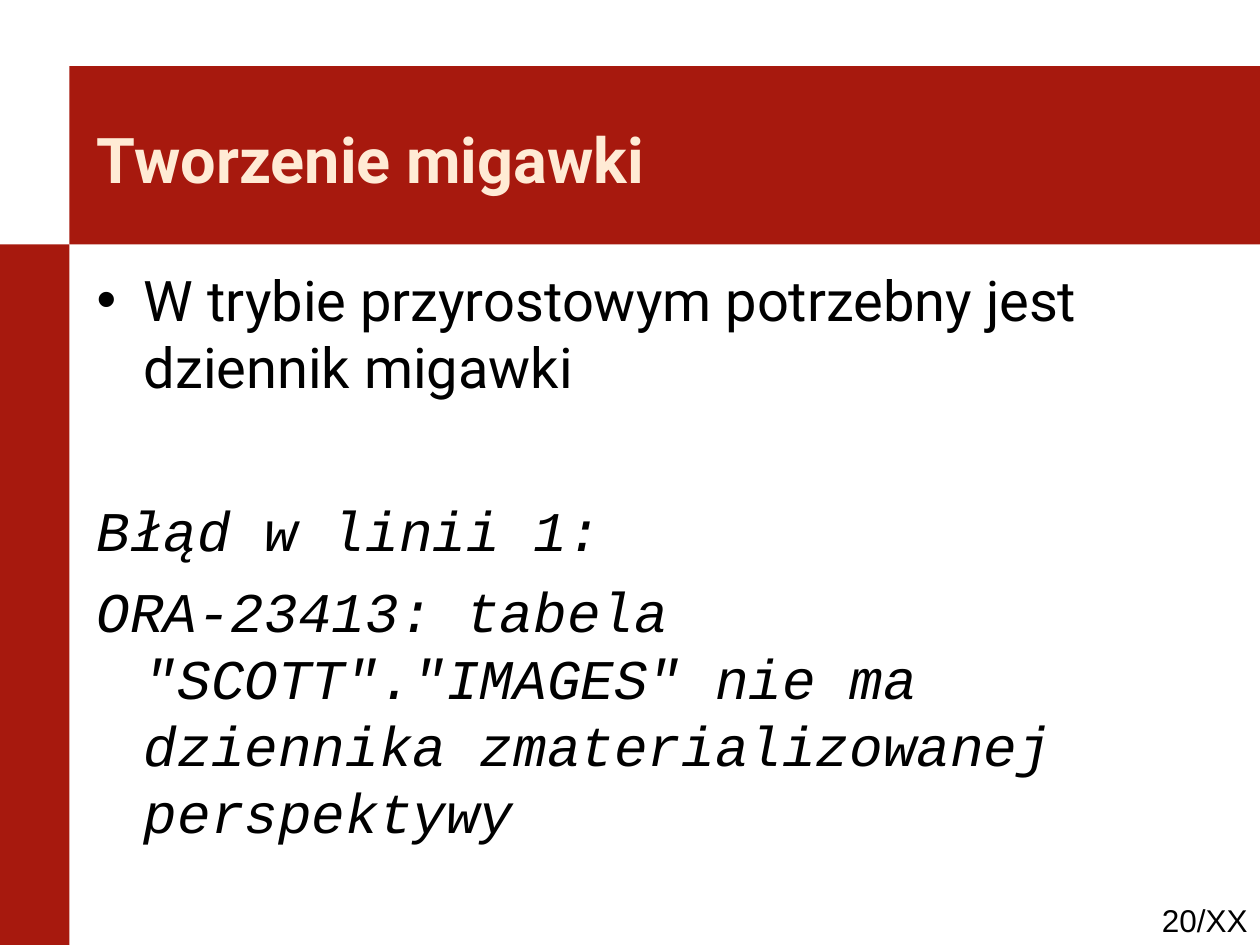
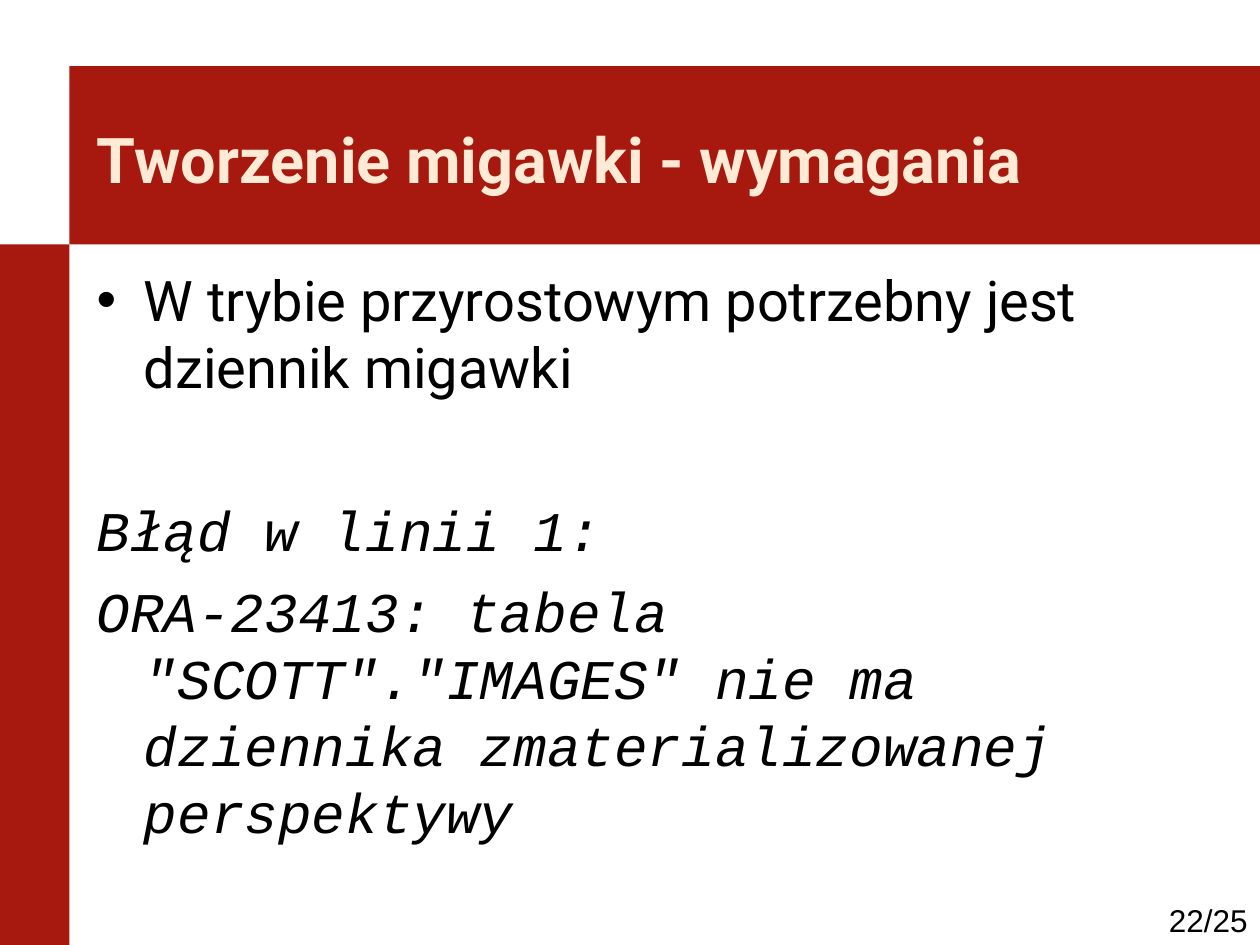
Before and after one commit to kaczanmo/projekt_bd_2013, a slide deck: slide 22 of prezentacja_2/prezentacja_2.ppt (slide 20 before the commit). Drawn at 1260x945 pixels with LibreOffice and Linux fonts; fonts in the diff are those of the drawing; background and template pictures are left out. Boxes give left, top, right and bottom in pixels: in the first picture for what was removed or moved away, otherwise in the second. Text is boxed around its words. In the diff, an @@ line names an element or a change of style, - is before the commit and + after.

```diff
--- a/prezentacja_2/prezentacja_2.ppt
+++ b/prezentacja_2/prezentacja_2.ppt
@@ title at bbox=[97, 135, 1022, 197]: text changed @@
-Tworzenie migawki
+Tworzenie migawki - wymagania
@@ page number at bbox=[1169, 909, 1248, 933]: text changed @@
-20/XX
+22/25
```
Also in this commit, not shown: 3 other slides changed, 3 slides added, 1 slide removed, 5 other files.
